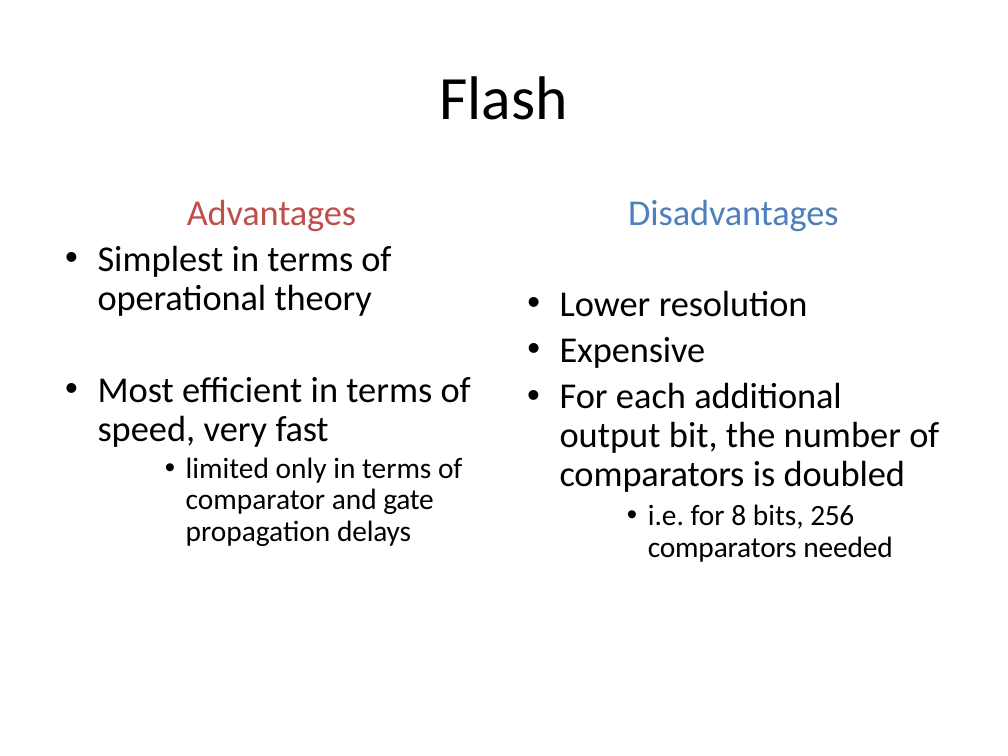
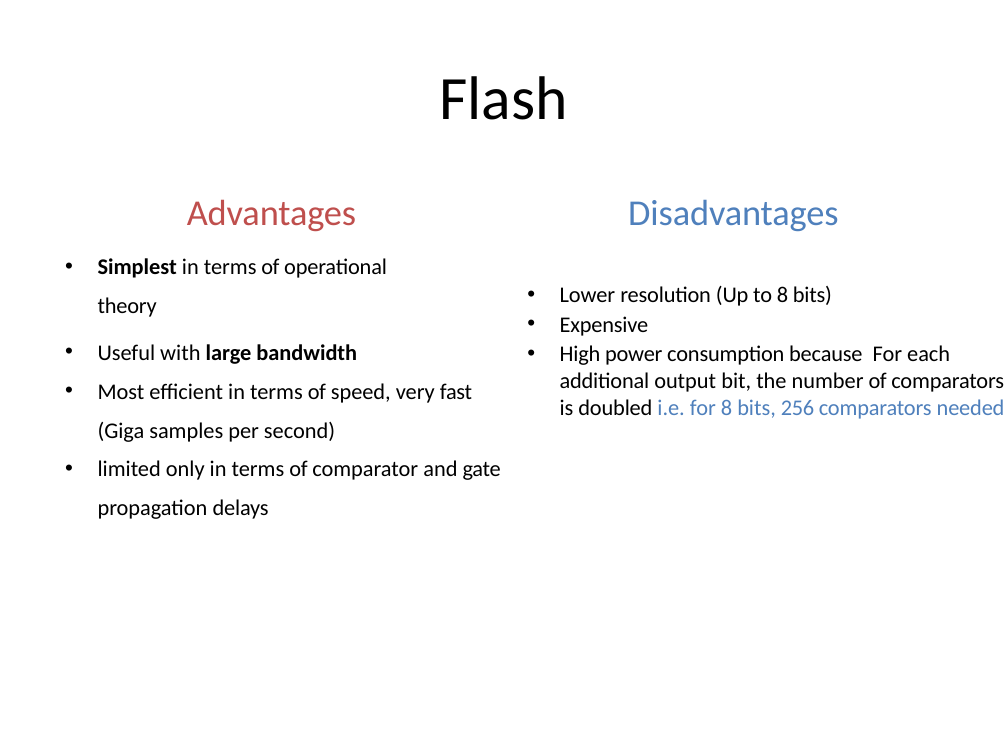
Before and after one commit to Syedshajib55/Computer-Interfacing, a slide deck: slide 15 of 3 Interfacing data conversion.pptx (slide 12 before the commit). Drawn at 1008x756 pixels with LibreOffice and Linux fonts; fonts in the diff are those of the drawing. Boxes give left, top, right and bottom in pixels: in the first picture for what was removed or moved away, otherwise in the second. Text is boxed around its words. In the diff, an @@ line names an element or a change of style, - is before the commit and + after.

```diff
--- a/3 Interfacing data conversion.pptx
+++ b/3 Interfacing data conversion.pptx
@@ text at [98,258,501,519]: size 26 to 16 pt in "Simplest in terms of operational theory"; bold on in "Simplest"; size 21 to 16 pt in "limited only in terms of comparator and ..."; list level 2 to 1 in "limited only in terms of ..."; line spacing 0.9 to 27.8pt @@
@@ text at [560,286,832,306]: text changed; size 26 to 16 pt @@
-• Lower resolution
+• Lower resolution (Up to 8 bits)
@@ text at [560,316,649,336]: size 26 to 16 pt in "Expensive" @@
@@ text at [98,344,472,442]: text changed; size 26 to 16 pt @@
-• Most efficient in terms of speed, very fast
+• Useful with large bandwidth
+• Most efficient in terms of speed, very fast (Giga samples per second)
@@ text at [560,345,1005,419]: text changed; size 26 to 16 pt @@
-• For each additional output bit, the number of comparators is doubled
-  • i.e. for 8 bits, 256 comparators needed
+• High power consumption because For each additional output bit, the number of comparators is doubled i.e. for 8 bits, 256 comparators needed
```
Also in this commit, not shown: 12 other slides changed, 5 slides added, 2 other files.
